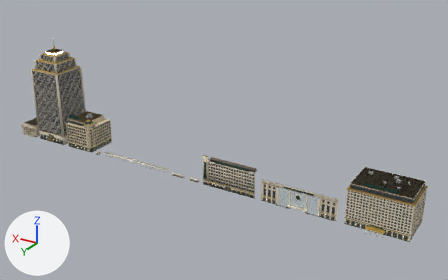
The Blender file assets/buildings/plaza.blend as it was, and as the next commit left it.
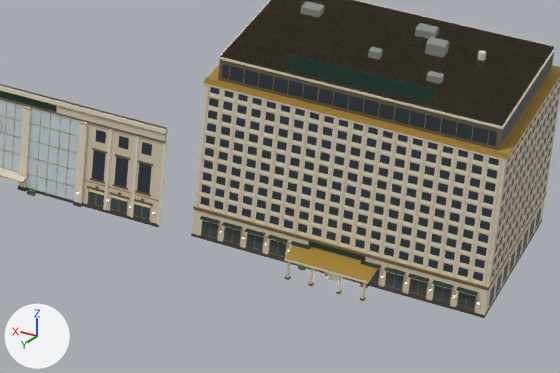
The first picture shows the older version from a camera (50 mm lens) standing at (-112.0, 538.0, 331.0) and looking at (230.0, -32.0, 46.0). The close-ups show the older and then the newer version on the part from 67% to 95% of the width and 61% to 91% of the height of that picture. Only the edits that show in the close-ups are written down. The lights are fixed; the arrows at lower left show +X, +Y and +Z.

The first close-up shows 'plaza_front_body', 'plaza_hotel_body'.
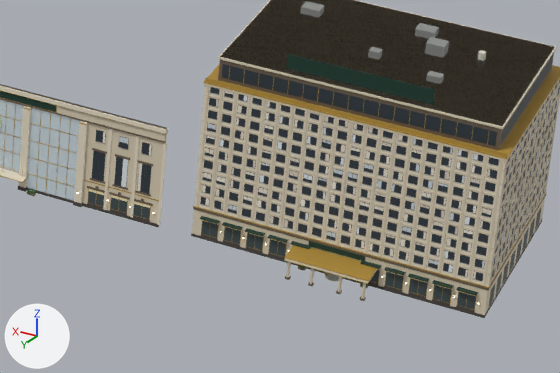
Boxes (x1, y1, x2, y2) around the edits, measured in the close-ups (560 x 373 px):
```json
{"part": 1, "of": "me_plaza_hotel_body", "change": "added", "after": [201, 83, 560, 280]}
{"part": 2, "of": "me_plaza_hotel_body", "change": "edited", "before": [207, 97, 557, 276], "after": [207, 97, 557, 276], "on screen": "looks the same"}
{"part": 3, "of": "me_plaza_hotel_body", "change": "edited", "before": [201, 55, 556, 271], "after": [201, 55, 556, 271], "on screen": "looks the same"}
{"part": 4, "of": "me_plaza_front_body", "change": "added", "after": [137, 163, 142, 191]}
{"part": 5, "of": "me_plaza_front_body", "change": "added", "after": [121, 159, 128, 187]}
{"part": 6, "of": "me_plaza_front_body", "change": "added", "after": [119, 136, 128, 144]}
```

Edits to the scene script, one JSON object a line:
```json
{"block": "me_plaza_hotel_body", "where": "# used by ob_plaza_hotel_body; parent = ob_plaza_hotel; location = (0.0, 0.0, 0.0)"}
{"op": "remove", "block": "me_plaza_hotel_body", "code": "me_plaza_hotel_body.from_pydata(...)  # 11856 vertices, 8843 faces; spans x -34.1..34.1, y -48.3..7.3, z 0.0..50.4"}
{"op": "add", "block": "me_plaza_hotel_body", "code": "me_plaza_hotel_body.from_pydata(...)  # 18184 vertices, 13589 faces; spans x -34.1..34.1, y -48.3..7.3, z 0.0..50.4"}
{"block": "me_plaza_hotel_body", "change": "me_plaza_hotel_body part 1: 6096 vertices added at x -33.9..33.9, y -46.4..0.1, z 8.9..39.6"}
{"block": "me_plaza_hotel_body", "change": "me_plaza_hotel_body part 2: 774 faces spanning x -33.9..33.9, y -48.0..0.1, z 9.0..39.6 switch from mat_windowlit to mat_window"}
{"block": "me_plaza_hotel_body", "change": "me_plaza_hotel_body part 3: 684 faces spanning x -33.9..33.9, y -48.0..0.1, z 9.0..44.4 switch from mat_window to mat_windowlit"}
{"block": "me_plaza_hotel_body", "change": "other edits to the shape of me_plaza_hotel_body do not show in these pictures"}
{"block": "me_plaza_front_body", "where": "# used by ob_plaza_front_body; parent = ob_plaza_front; location = (0.0, 0.0, 0.0)"}
{"op": "remove", "block": "me_plaza_front_body", "code": "me_plaza_front_body.from_pydata(...)  # 1844 vertices, 1358 faces; spans x -44.3..44.3, y -0.1..3.6, z 0.0..26.0"}
{"op": "add", "block": "me_plaza_front_body", "code": "me_plaza_front_body.from_pydata(...)  # 2012 vertices, 1484 faces; spans x -44.3..44.3, y -0.1..3.6, z 0.0..26.0"}
{"block": "me_plaza_front_body", "change": "me_plaza_front_body part 4: the loose piece of 8 vertices spanning x -39.7..-39.6, y 0.3..0.4, z 8.0..15.5 is copied, and the copy is scaled about its middle by (13.1, 0.08, 0.979), then moved by (1.1, 0.0, 0.0); it spans x -38.9..-38.2, y 0.4, z 8.1..15.4"}
{"block": "me_plaza_front_body", "change": "me_plaza_front_body part 5: the loose piece of 8 vertices spanning x -34.0, y 0.3..0.4, z 8.0..15.5 is copied, and the copy is scaled about its middle by (24.4, 0.08, 0.979), then moved by (-0.8, 0.0, 0.0); it spans x -35.4..-34.2, y 0.4, z 8.1..15.4"}
{"block": "me_plaza_front_body", "change": "me_plaza_front_body part 6: the loose piece of 8 vertices spanning x -34.0, y 0.3..0.4, z 18.0..21.0 is copied, and the copy is scaled about its middle by (45.2, 0.08, 0.462), then moved by (0.0, 0.0, 0.7); it spans x -35.1..-32.9, y 0.4, z 19.5..20.9"}
{"block": "me_plaza_front_body", "change": "other edits to the shape of me_plaza_front_body do not show in these pictures"}
```
